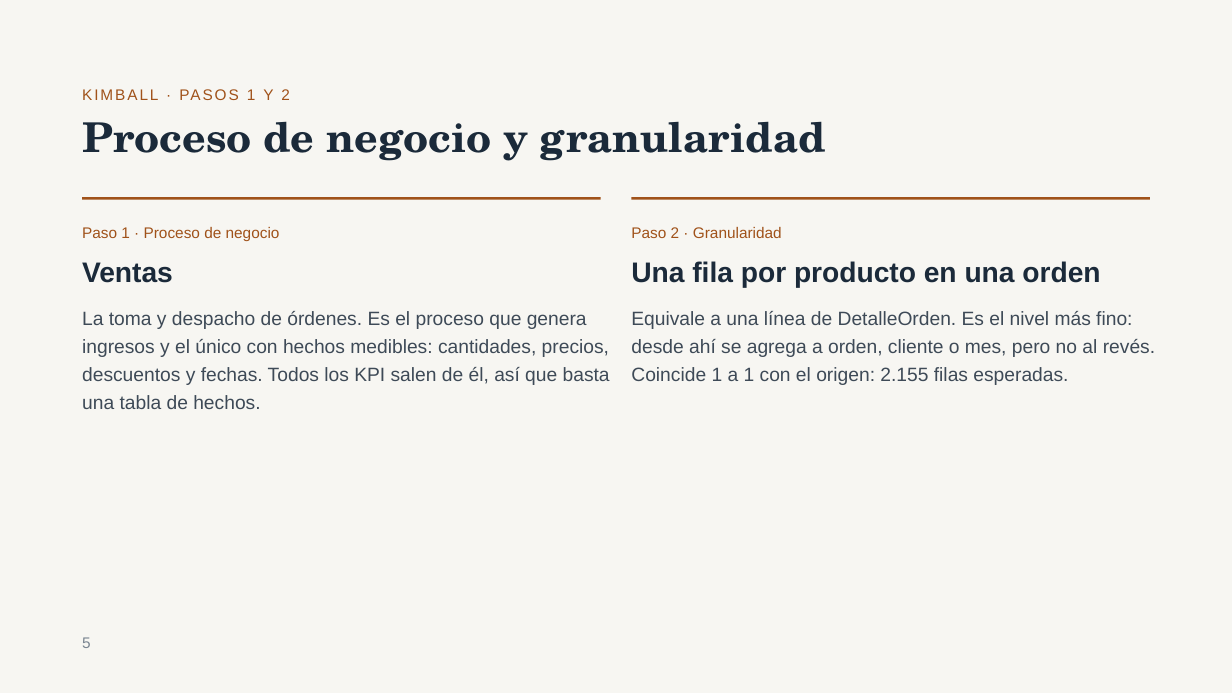
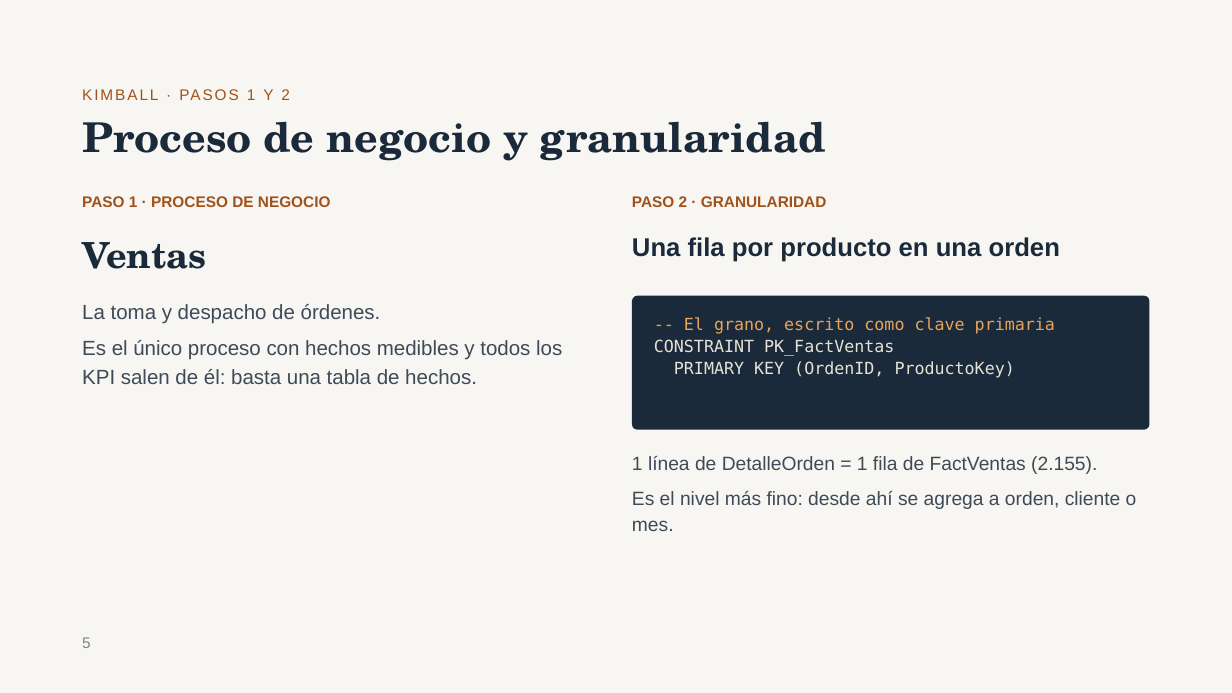
Before and after one commit to MaxiBonoUSM/Inteligencia_de_Negocios_Grupo12, a slide deck: slide 5 of docs/presentacion/Kent Foods – Fase 1.pptx. Drawn at 1232x693 pixels with LibreOffice and Linux fonts; fonts in the diff are those of the drawing. Boxes give left, top, right and bottom in pixels: in the first picture for what was removed or moved away, otherwise in the second. Text is boxed around its words. In the diff, an @@ line names an element or a change of style, - is before the commit and + after.

```diff
--- a/docs/presentacion/Kent Foods – Fase 1.pptx
+++ b/docs/presentacion/Kent Foods – Fase 1.pptx
@@ text at [82, 196, 331, 207]: text changed; bold on @@
-Paso 1 · Proceso de negocio
+PASO 1 · PROCESO DE NEGOCIO
@@ line removed from (82, 199) to (601, 199) @@
@@ line removed from (631, 199) to (1150, 199) @@
@@ text at [632, 196, 827, 207]: text changed; bold on @@
-Paso 2 · Granularidad
+PASO 2 · GRANULARIDAD
@@ text "Ventas": place and size @@
-text "Ventas" at [82, 262, 173, 283]
+text "Ventas" at [82, 242, 206, 269]
@@ text "Ventas" at [82, 242, 206, 269]: size 22 to 28 pt, font Arial to TeX Gyre Schola; line spacing 26.4pt to 1.15; more space between paragraphs @@
@@ text "Una fila por producto en ...": place and size @@
-text "Una fila por producto en ..." at [631, 261, 1100, 288]
+text "Una fila por producto en ..." at [632, 237, 1060, 262]
@@ text "Una fila por producto en ..." at [632, 237, 1060, 262]: size 22 to 20 pt; line spacing 26.4pt to 1.15; more space between paragraphs @@
@@ rounded rectangle added at [632, 296, 1150, 430], fill #1B2A3A, 13 pt, text #E6E1D6 @@
+-- El grano, escrito como clave primaria
+CONSTRAINT PK_FactVentas
+PRIMARY KEY (OrdenID, ProductoKey)
@@ text at [82, 304, 562, 384]: text changed; size 15 to 16 pt @@
-La toma y despacho de órdenes. Es el proceso que genera ingresos y el único con hechos medibles: cantidades, precios, descuentos y fechas. Todos los KPI salen de él, así que basta una tabla de hechos.
+La toma y despacho de órdenes.
+Es el único proceso con hechos medibles y todos los KPI salen de él: basta una tabla de hechos.
@@ text at [632, 456, 1137, 531]: text changed @@
-Equivale a una línea de DetalleOrden. Es el nivel más fino: desde ahí se agrega a orden, cliente o mes, pero no al revés. Coincide 1 a 1 con el origen: 2.155 filas esperadas.
+1 línea de DetalleOrden = 1 fila de FactVentas (2.155).
+Es el nivel más fino: desde ahí se agrega a orden, cliente o mes.
```
Also in this commit, not shown: 5 other slides changed, 1 other file.
